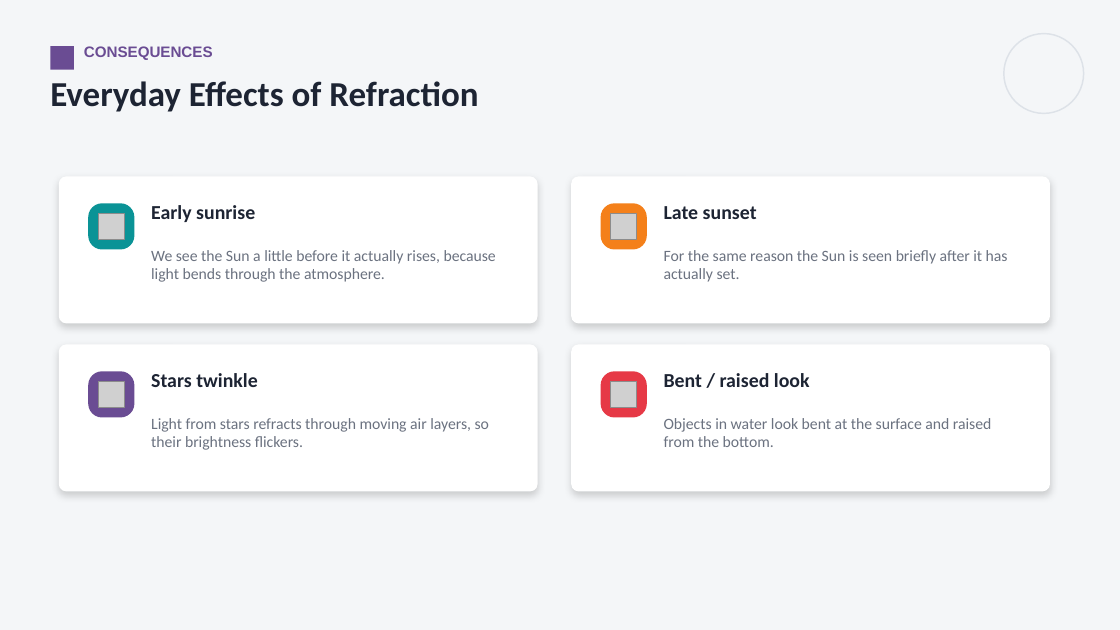
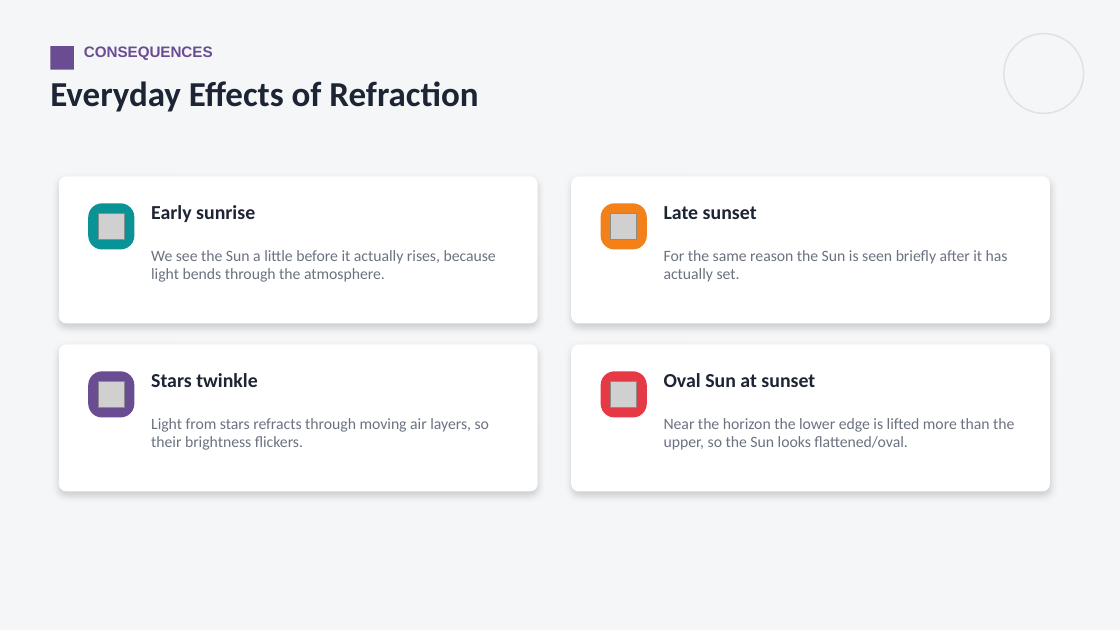
Before and after one commit to parmeshwars2911/MyFirstAR, a slide deck: slide 12 of ppt/Grade10/G10_S35_Refraction_at_Plane_Surfaces_2.pptx (slide 9 before the commit). Drawn at 1120x630 pixels with LibreOffice and Linux fonts; fonts in the diff are those of the drawing; grey boxes stand for pictures. Boxes give left, top, right and bottom in pixels: in the first picture for what was removed or moved away, otherwise in the second. Text is boxed around its words. In the diff, an @@ line names an element or a change of style, - is before the commit and + after.

```diff
--- a/ppt/Grade10/G10_S35_Refraction_at_Plane_Surfaces_2.pptx
+++ b/ppt/Grade10/G10_S35_Refraction_at_Plane_Surfaces_2.pptx
@@ text at [664,373,815,387]: text changed @@
-Bent / raised look
+Oval Sun at sunset
@@ text at [664,418,1014,450]: text changed @@
-Objects in water look bent at the surface and raised from the bottom.
+Near the horizon the lower edge is lifted more than the upper, so the Sun looks flattened/oval.
```
Also in this commit, not shown: 2 other slides changed, 11 slides added, 3 other files.
